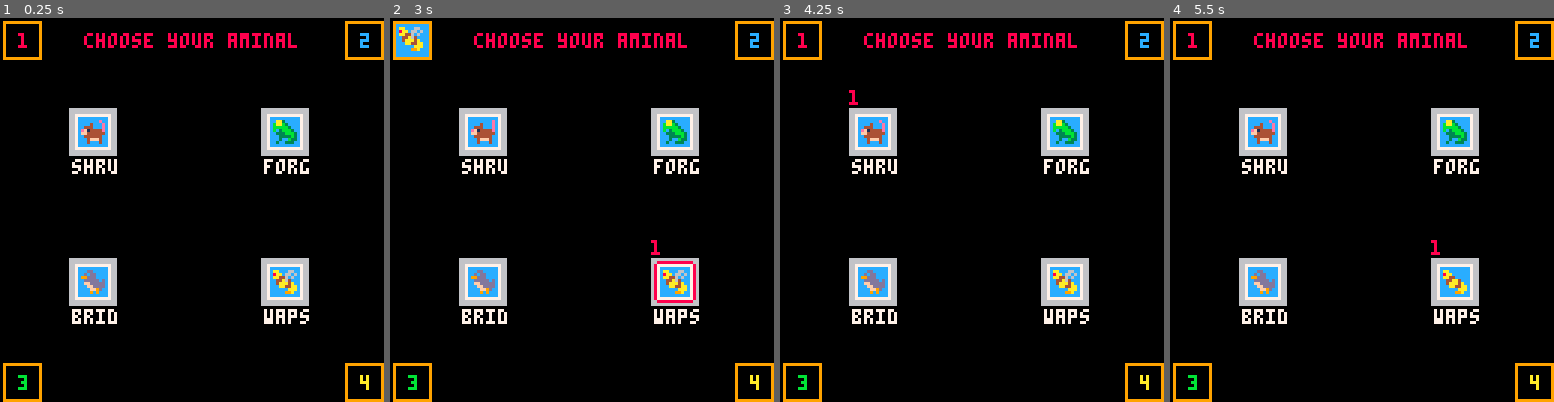
Above: before the commit, frames 1-4 (left to right).
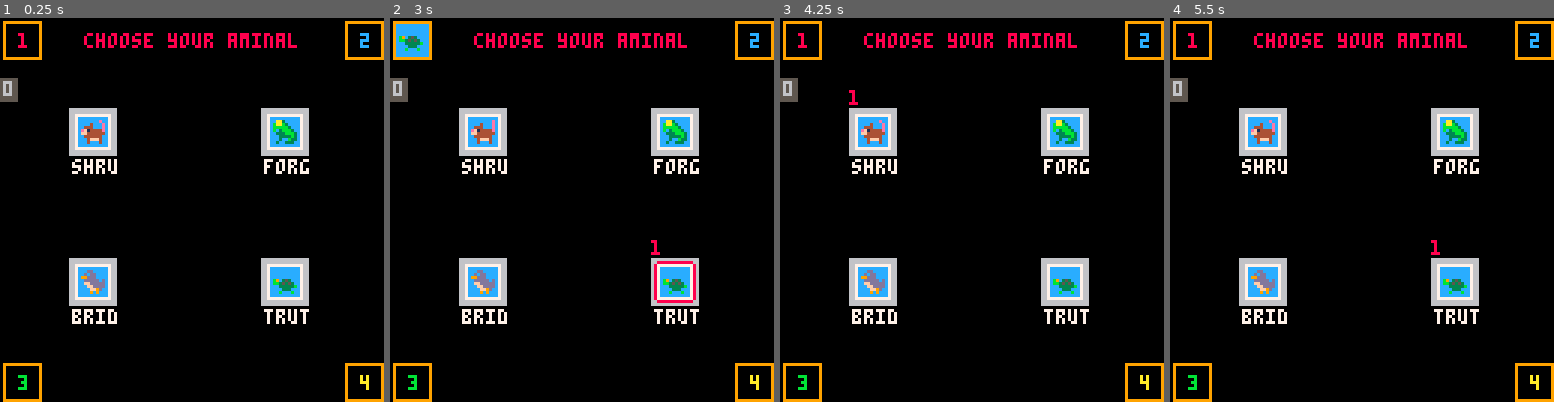
Above: after the commit, the same moments.

Repository: sealgair/aminals
Game: PICO-8 cartridge game.p8
Two runs of this game, one before a commit and one after it. Both use one fixed random seed, a clock stepped at 60 frames per second and the inputs below.
Inputs:
- Up to frame 1 (0.25 s): no input
- Up to frame 2 (3 s): tap X (X key) at 0.33, 1.07, 1.85, 2.97 s; tap O (Z key) at 0.7, 1.7, 2.1, 2.5, 2.9 s; hold Right 1.6-2.1 s; hold Up 2.15-2.42 s; hold Right from 2.47 s (still down)
- Up to frame 3 (4.25 s): release Right at 3.03 s; hold Left 3.08-3.58 s; tap O (Z key) at 3.3, 3.7, 4.1 s; hold Down 3.63-3.97 s; hold Right from 4.02 s (still down); tap X (X key) at 4.08 s
- Up to frame 4 (5.5 s): tap O (Z key) at 4.5, 4.9, 5.3 s; release Right at 4.68 s; hold Up 4.73-5.03 s; hold Left from 5.08 s (still down); tap X (X key) at 5.2 s

The runs differ from the first frame. In frame 1, 0.7% of the frame differs, in the area x 0-81%, y 15-80%; in frame 2, 1.0%, in the area x 0-81%, y 2-80%; in frame 3, 0.7%; in frame 4, 0.7%.

Commit message:
turtle basics

Diff:
--- /dev/null
+++ b/aminals.p8
@@ -0,0 +1,35 @@
+pico-8 cartridge // http://www.pico-8.com
+version 33
+…(33 lines of a section not shown)…
--- a/main.lua
+++ b/main.lua
@@ -6,7 +6,7 @@
 playerselect = {
   options = {
     {shru, forg},
-    {brid, waps},
+    {brid, trut},
   },
   chosen = {
     coord(0,0),
@@ -114,11 +114,12 @@
         end
       end
       rectfill(x+3, y+3, x+12, y+12, 12)
-      col.sprite:draw(x+4, y+4)
+      col:drawsprite(x+4, y+4)
       print(col.name, x+1, y+17, 7)
       x += 64
     end
     y += 50
+
   end
 
   for player=1,4 do
@@ -133,9 +134,11 @@
     if chosen != coord(0,0) then
       choice = self.options[chosen.y][chosen.x],
       rectfill(px+1, py+1, px+11, py+11, 12)
-      choice.sprite:draw(px+2, py+2, {palette=self.palettes[player]})
+      choice:drawsprite(px+2, py+2, {palette=self.palettes[player]})
     end
   end
+
+  debug(self.palettes[1], {y=20})
 end
 
 game = {
--- a/players.lua
+++ b/players.lua
@@ -3,7 +3,7 @@
   return {spr, spr, 14, 15, 0, 0, speed=dielen}
 end
 
-poison = makesprite{
+poison = sprite:new{
   animations={idle={13}},
   opacity={1,1},
 }
@@ -31,7 +31,7 @@
     world=world,
     spawn={x=x, y=y},
     p=p, x=x, y=y,
-    sprite=prototype({palette=palette}, self.sprite)
+    sprite=self.sprite:new({palette=palette})
   }, self)
 end
 
@@ -171,6 +171,10 @@
   elseif state == "poisoned" then
     self:die()
   end
+end
+
+function playerbase:drawsprite(x, y, opts)
+  self.sprite:draw(x, y, opts)
 end
 
 function playerbase:draw(x, y)
@@ -192,7 +196,7 @@
       opts.opacity = {1+flr(l*2*(.5-sp)), 1}
     end
   end
-  self.sprite:draw(x, y, opts)
+  self:drawsprite(x, y, opts)
   if self.attacking > 0 and self.atkspr > 0 then
     spr(self.atkspr, x+self.w*self.facing, y, 1, 1, flipx)
   end
@@ -200,7 +204,7 @@
 
 shru = prototype({
   name='shru',
-  sprite=makesprite{
+  sprite=sprite:new{
       animations={
         idle={16,16,16,16,16,16,18, speed=1.5},
         walk={16,17},
@@ -257,7 +261,7 @@
 
 forg = prototype({
   name='forg',
-  sprite=makesprite{
+  sprite=sprite:new{
     animations={
       idle={32},
       jump={33},
@@ -351,7 +355,7 @@
 
 brid = prototype({
   name='brid',
-  sprite=makesprite{
+  sprite=sprite:new{
     animations={
       idle={48},
       walk={48,49},
@@ -436,11 +440,11 @@
 end
 
 waps = prototype({
-  sprite=makesprite{
+  sprite=sprite:new{
     animations={
-      idle={1, 2, speed=1/18},
-      attacking={3},
-      dying=dieanim(4),
+      idle={60, 61, speed=1/18},
+      attacking={62},
+      dying=dieanim(63),
     },
     palettes={
       {[10]=9, [4]=0, [9]=5, [8]=4, [6]=7},
@@ -489,9 +493,38 @@
   sender:cure(self)
 end
 
+trut = prototype({
+  name='trut',
+  sprite=sprite:new{
+    animations={
+      idle={1},
+      walk={1,2},
+      attacking={1},
+      defending={3,4},
+      dying=dieanim(7),
+    },
+    palettes={
+      {[3]=4, [5]=2, [11]=15, [9]=10},
+      {[3]=13, [5]=2, [11]=7, [9]=14},
+      {[3]=9, [5]=4, [11]=10, [9]=8},
+    },
+  },
+  headsprite=sprite:new{
+    animations={
+      idle={5},
+      attacking={6},
+    },
+  },
+  speed=.5,
+}, playerbase)
+trut.headsprite.palettes = trut.sprite.palettes
+
+function trut:drawsprite(x, y, opts)
+  self.headsprite:draw(x, y, opts)
+  playerbase.drawsprite(self, x, y, opts)
+end
 
 --[[ TODO:
-trut
 spid
 mant
 sulg
--- a/sprites.lua
+++ b/sprites.lua
@@ -1,4 +1,4 @@
-spritebase = {
+sprite = {
   animations = {
     idle = {0}
   },
@@ -10,27 +10,38 @@
   blink = 1,
 }
 
-function spritebase:getcell()
-  anim = self.animations[self.state]
-  return anim[1+flr((self.clock / anim.speed) * #anim)]
+function sprite:new(opts)
+  -- if (not opts.animations) opts = {animations=opts}
+  if opts.animations then
+    for n, cells in pairs(opts.animations) do
+      if cells.speed == nil then
+        cells.speed = #cells * .15
+      end
+    end
+  end
+  return prototype(opts, self)
 end
 
-function spritebase:draw(x,y, opts)
+function sprite:getcell()
+  anim = self.animations[self.state]
+  if (anim) return anim[1+flr((self.clock / anim.speed) * #anim)]
+end
+
+function sprite:draw(x,y, opts)
   opts = opts or {}
   self.blink += 1
   opacity = opts.opacity or self.opacity
   on, off = unpack(opacity)
   if (self.blink > on + off) self.blink = 1
   if self.blink <= on then
-    cell = self:getcell()
     palette = opts.palette or self.palette
     if (palette) pal(self.palettes[palette])
-    spr(cell, x, y, opts.w or 1, opts.h or 1, opts.flipx, opts.flipy)
+    spr(self:getcell(), x, y, opts.w or 1, opts.h or 1, opts.flipx, opts.flipy)
     pal()
   end
 end
 
-function spritebase:advance(amt, state)
+function sprite:advance(amt, state)
   amt = amnt or dt
   if state != nil then
     if self.state != state then
@@ -42,13 +53,3 @@
   self.clock += amt
   if (self.clock >= anim.speed) self.clock = 0
 end
-
-function makesprite(otps)
-  if (not otps.animations) otps = {animations=otps}
-  for n, cells in pairs(otps.animations) do
-    if cells.speed == nil then
-      cells.speed = #cells * .15
-    end
-  end
-  return prototype(otps, spritebase)
-end
--- a/utils.lua
+++ b/utils.lua
@@ -70,3 +70,7 @@
 function easeoutback(t)
   return 1-(2*(t-.5))^4
 end
+
+function clear(c)
+  print("\^c" .. (c or 0))
+end
Not shown, changed: 33 lines of the sprite sheet (__gfx__) section of aminals.p8
Not shown, changed: 24 lines of the sprite sheet (__gfx__) section of game.p8
